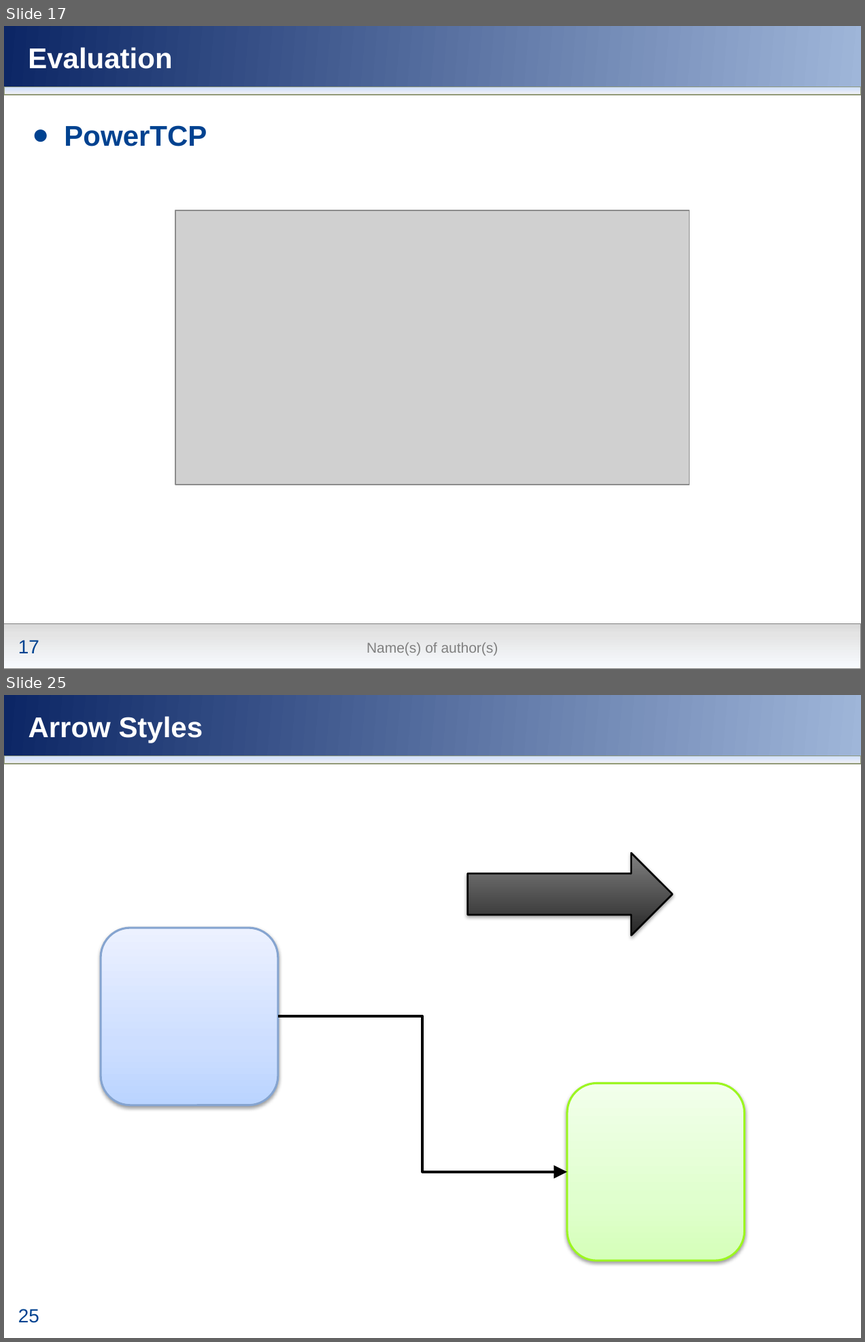
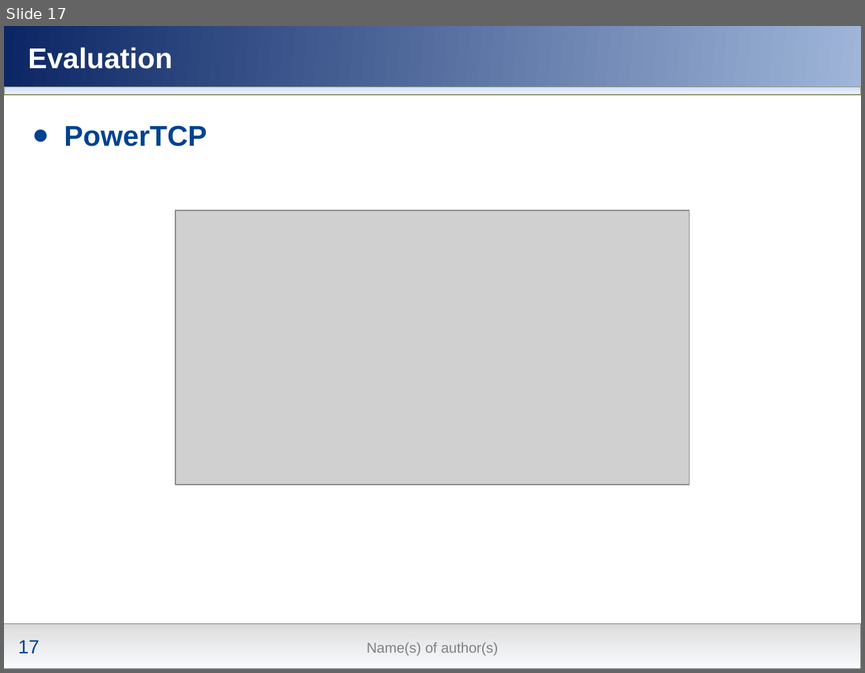
Before and after one commit to nochlachstdu/Seminararbeit, a slide deck: Modern_Congestion_Control.pptx. Shown one above the other, each under a label of ours: slides 17 and 25 before the commit, slide 17 after it; the slides between them are not shown. The pictures are 865x1342 and 865x673 pixels, drawn with LibreOffice and Linux fonts; fonts in the diff are those of the drawing; grey boxes stand for pictures; background and template pictures are left out. Boxes give left, top, right and bottom in pixels: in the first picture for what was removed or moved away, otherwise in the second. Text is boxed around its words. In the diff, an @@ line names an element or a change of style, - is before the commit and + after.

```diff
--- a/Modern_Congestion_Control.pptx
+++ b/Modern_Congestion_Control.pptx
@@ slide 25 removed at box(4, 695, 861, 1338), background gradient #00418F to #5677C1; not listed: 6 template elements that a slide beside it also shows @@
@@ title removed at box(28, 716, 203, 743) @@
-Arrow Styles
@@ right arrow removed at box(468, 853, 672, 935) @@
@@ rounded rectangle removed at box(101, 928, 278, 1106) @@
@@ elbow arrow removed from (278, 1016) to (567, 1172) @@
@@ rounded rectangle removed at box(567, 1083, 745, 1261) @@
@@ rectangle removed at box(4, 1288, 861, 1338) @@
```
Also in this commit, not shown: 14 other slides removed.
